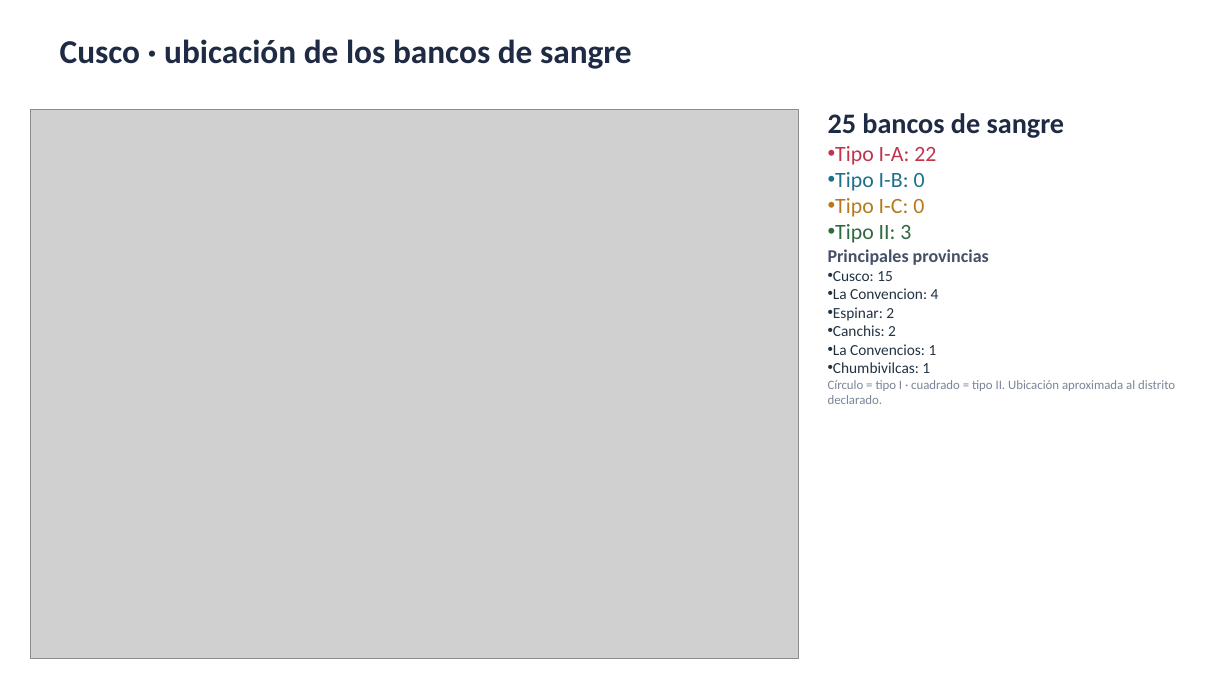
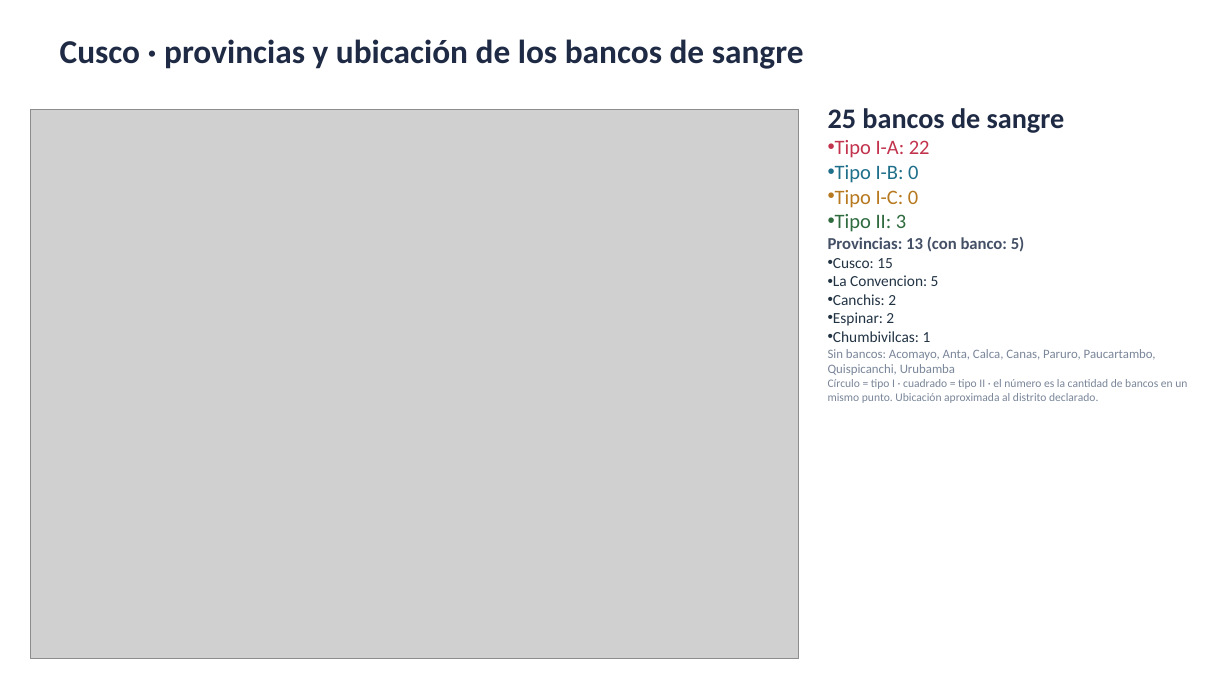
Before and after one commit to rojasarca-code/geolocalizacion-bancos-sangre-diban, a slide deck: slide 12 of datos/Bancos_de_sangre_por_region.pptx. Drawn at 1232x693 pixels with LibreOffice and Linux fonts; fonts in the diff are those of the drawing; grey boxes stand for pictures. Boxes give left, top, right and bottom in pixels: in the first picture for what was removed or moved away, otherwise in the second. Text is boxed around its words. In the diff, an @@ line names an element or a change of style, - is before the commit and + after.

```diff
--- a/datos/Bancos_de_sangre_por_region.pptx
+++ b/datos/Bancos_de_sangre_por_region.pptx
@@ text at (60, 39, 804, 69): text changed @@
-Cusco · ubicación de los bancos de sangre
+Cusco · provincias y ubicación de los bancos de sangre
@@ text at (835, 140, 930, 232): size 17 to 16 pt in "Tipo I-A: 22", "Tipo I-B: 0", "Tipo I-C: 0", "Tipo II: 3" @@
@@ text at (828, 237, 1025, 252): text changed; size 14 to 13 pt @@
-Principales provincias
+Provincias: 13 (con banco: 5)
@@ text at (833, 275, 939, 305): text changed @@
-• La Convencion: 4
+• La Convencion: 5
+• Canchis: 2
@@ text at (833, 325, 937, 355): paragraphs removed @@
-• Canchis: 2
-• La Convencios: 1
@@ text at (828, 349, 1187, 403): text changed; size 10 to 9 pt @@
-Círculo = tipo I · cuadrado = tipo II. Ubicación aproximada al distrito declarado.
+Sin bancos: Acomayo, Anta, Calca, Canas, Paruro, Paucartambo, Quispicanchi, Urubamba
+Círculo = tipo I · cuadrado = tipo II · el número es la cantidad de bancos en un mismo punto. Ubicación aproximada al distrito declarado.
```
Also in this commit, not shown: 24 other slides changed.
